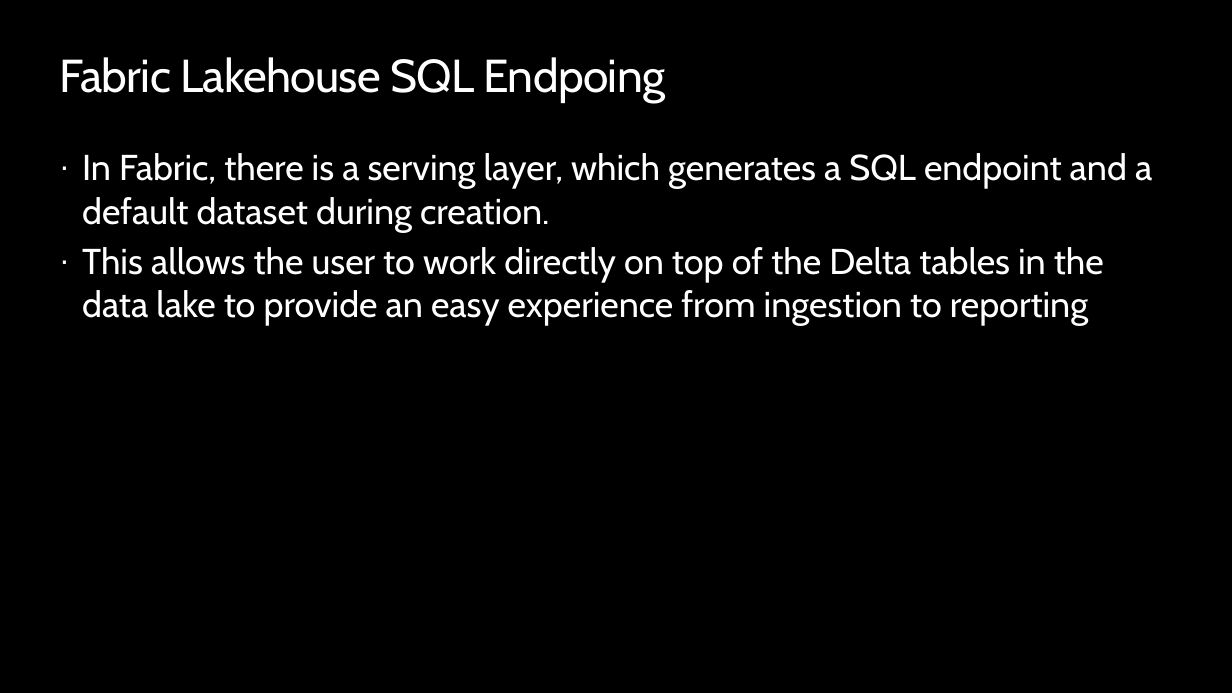
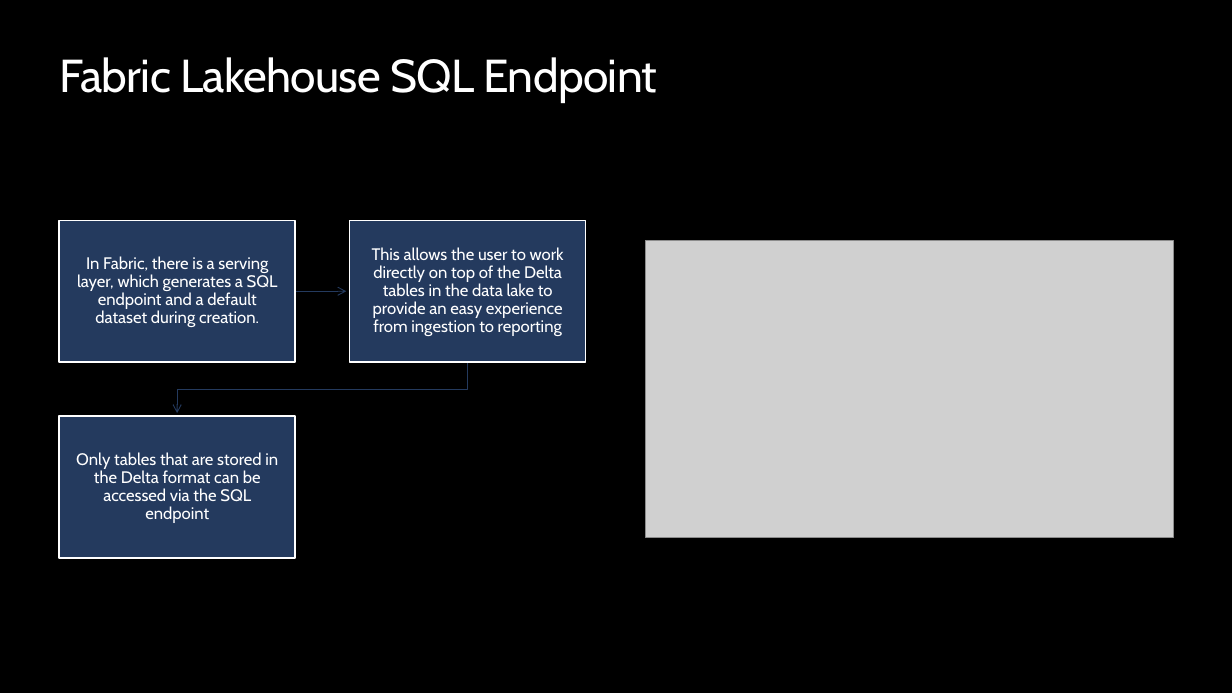
Before and after one commit to opsgility/fabric, a slide deck: slide 7 of slides/Dantoni-Opsgility-MSFabric-Module4.pptx (slide 4 before the commit). Drawn at 1232x693 pixels with LibreOffice and Linux fonts; fonts in the diff are those of the drawing; grey boxes stand for pictures; background and template pictures are left out. Boxes give left, top, right and bottom in pixels: in the first picture for what was removed or moved away, otherwise in the second. Text is boxed around its words. In the diff, an @@ line names an element or a change of style, - is before the commit and + after.

```diff
--- a/slides/Dantoni-Opsgility-MSFabric-Module4.pptx
+++ b/slides/Dantoni-Opsgility-MSFabric-Module4.pptx
@@ title at <box>59,57,657,103</box>: text changed @@
-Fabric Lakehouse SQL Endpoing
+Fabric Lakehouse SQL Endpoint
@@ text removed at <box>82,153,1152,326</box> @@
-· In Fabric, there is a serving layer, which generates a SQL endpoint and a default dataset during creation.
-· This allows the user to work directly on top of the Delta tables in the data lake to provide an easy experience from ingestion to reporting
@@ picture added at <box>646,241,1174,538</box> @@
@@ group added at <box>59,221,585,558</box>: 3 rectangles, 3 texts, 2 freeform shapes @@
+In Fabric, there is a serving layer, which generates a SQL endpoint and a default dataset during creation.
+This allows the user to work directly on top of the Delta tables in the data lake to provide an easy experience from ingestion to reporting
+Only tables that are stored in the Delta format can be accessed via the SQL endpoint
```
Also in this commit, not shown: 1 other slide changed, 3 slides added.
